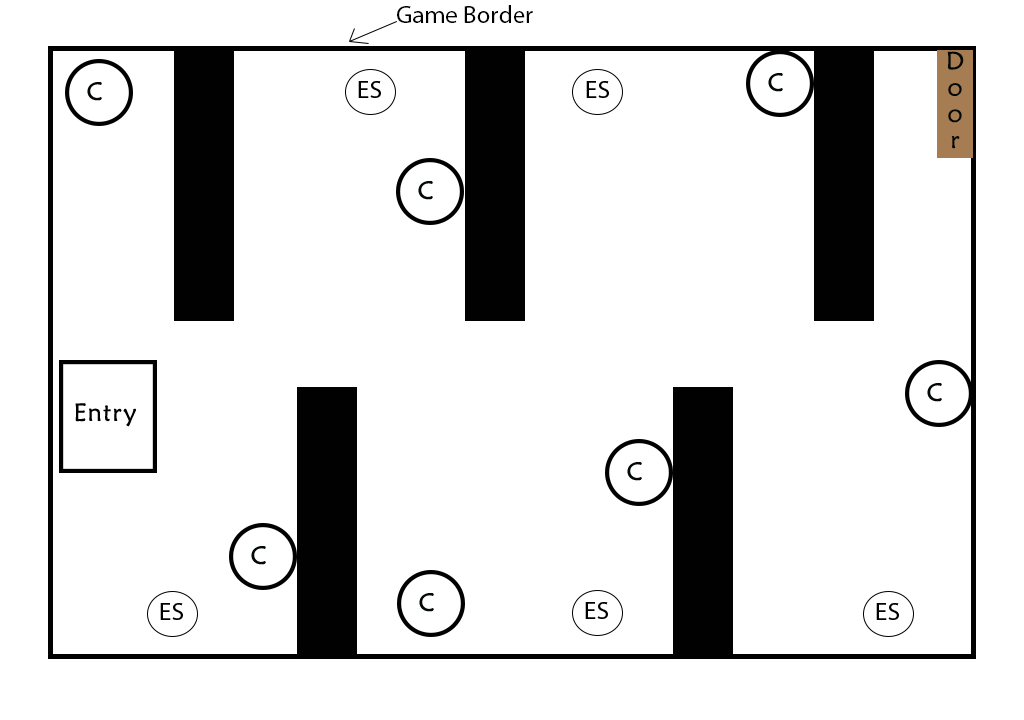
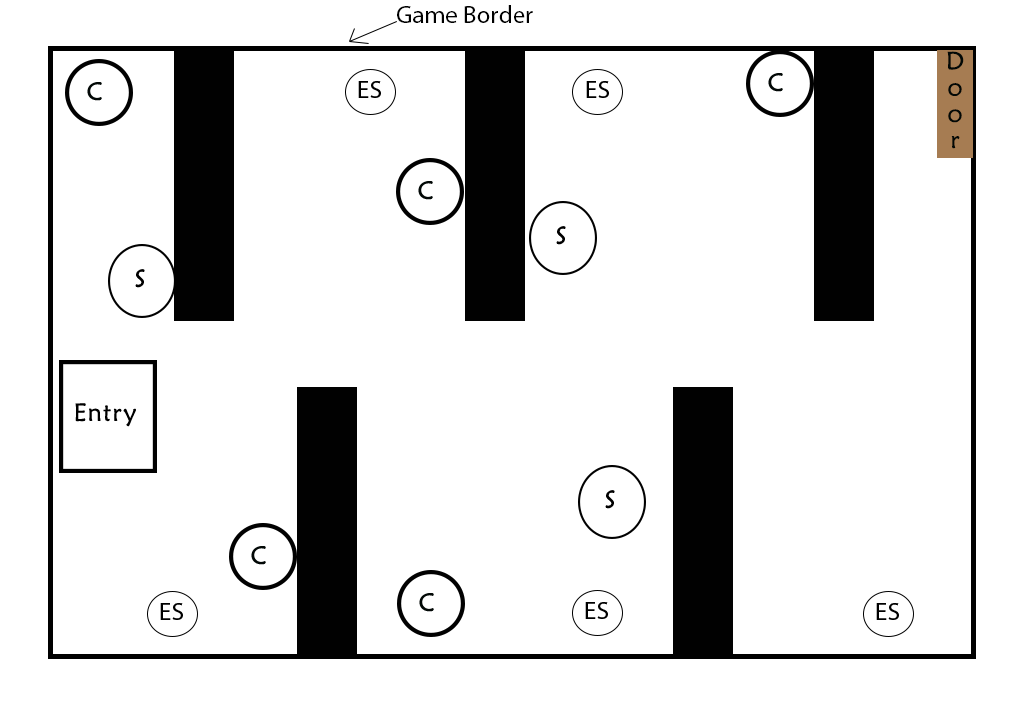
The second 1024px x 720px image is a revision of the first. Changes to its layers:
removed layer "Crystal 6" over <box>905,360,971,427</box>
added layer "Speed pickup 2" above "Speed pickup 1" over <box>108,244,174,318</box>
added layer "Speed pickup 1" above "Speed pickup" over <box>529,201,597,275</box>
renamed "Crystal 4" to "Speed pickup", painted on it over <box>578,439,673,539</box>
